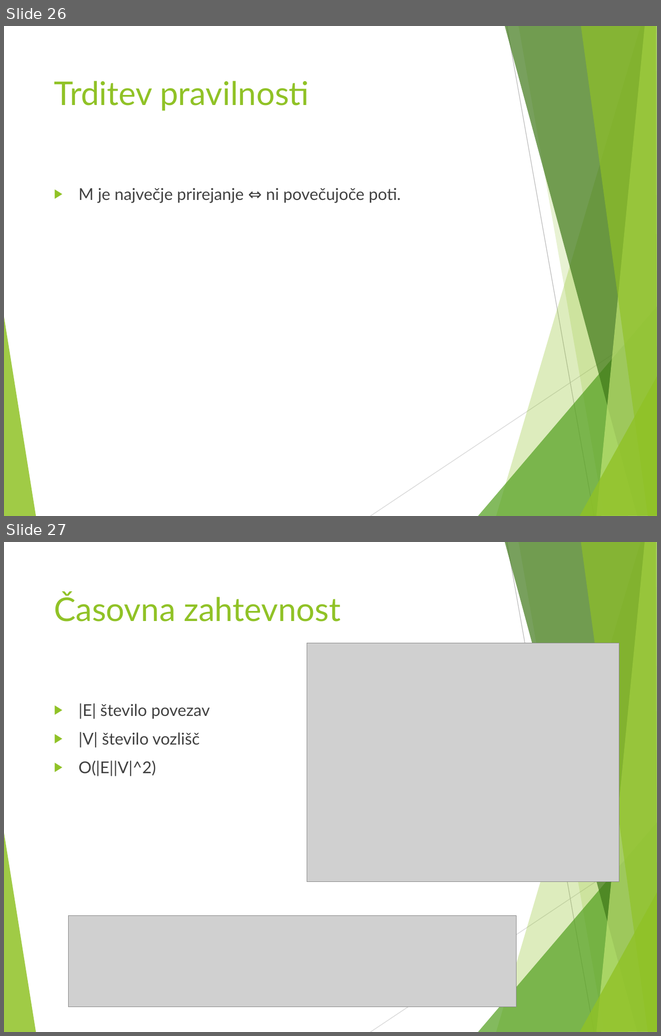
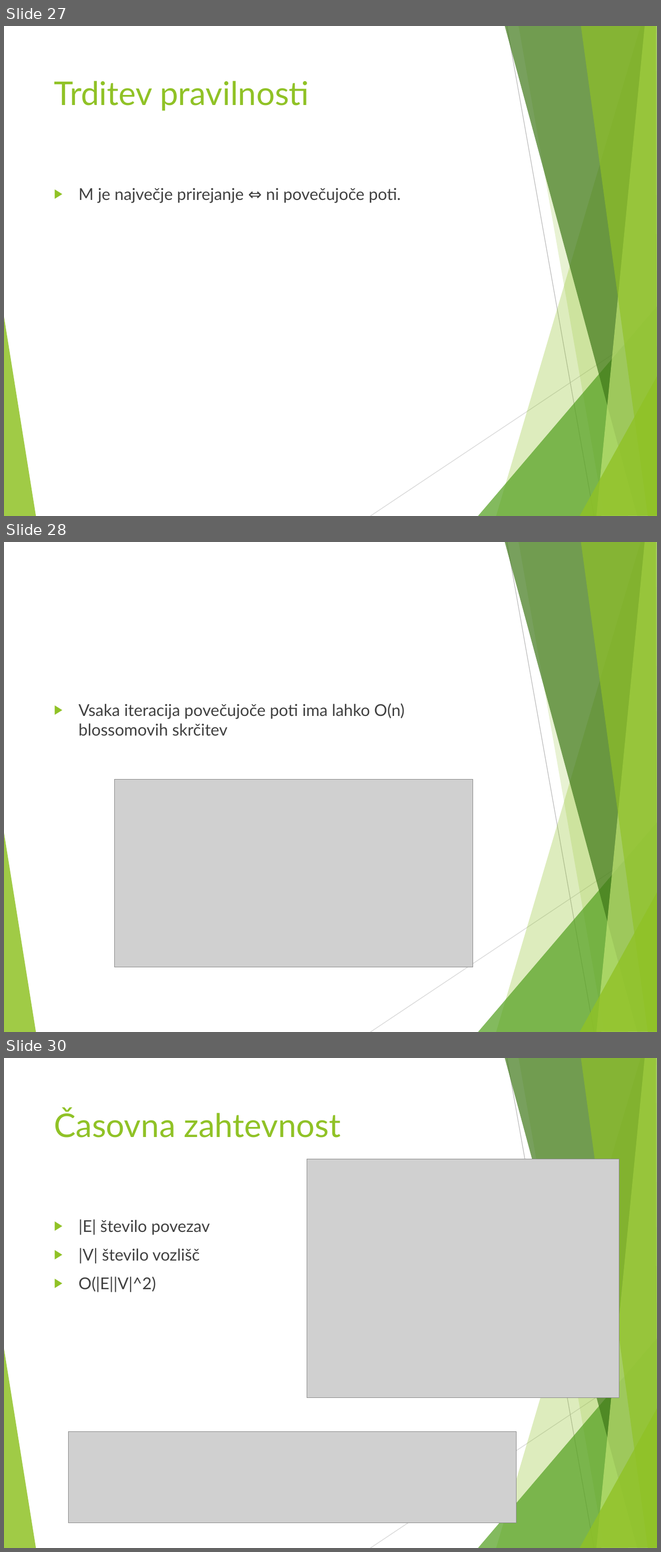
Before and after one commit to ZigaMr/BlossomAlgoritem, a slide deck: Blossomov algoritem.pptx. Shown one above the other, each under a label of ours: slides 26 and 27 before the commit, slides 27, 28 and 30 after it; the slides between them are not shown. The pictures are 661x1036 and 661x1552 pixels, drawn with LibreOffice and Linux fonts; fonts in the diff are those of the drawing; grey boxes stand for pictures. Boxes give left, top, right and bottom in pixels: in the first picture for what was removed or moved away, otherwise in the second. Text is boxed around its words. In the diff, an @@ line names an element or a change of style, - is before the commit and + after.

```diff
--- a/Blossomov algoritem.pptx
+++ b/Blossomov algoritem.pptx
@@ slide 28 added at [4,542,657,1032], background #FFFFFF; not listed: 10 template elements that a slide beside it also shows @@
@@ text added at [79,703,404,736], 18 pt, text #404040 @@
+▶ Vsaka iteracija povečujoče poti ima lahko O(n) blossomovih skrčitev
@@ picture added at [114,779,473,967] @@
@@ what was slide 26 is now slide 27 @@
@@ what was slide 27 is now slide 30 @@
```
Also in this commit, not shown: 5 slides changed, 2 other slides added.
